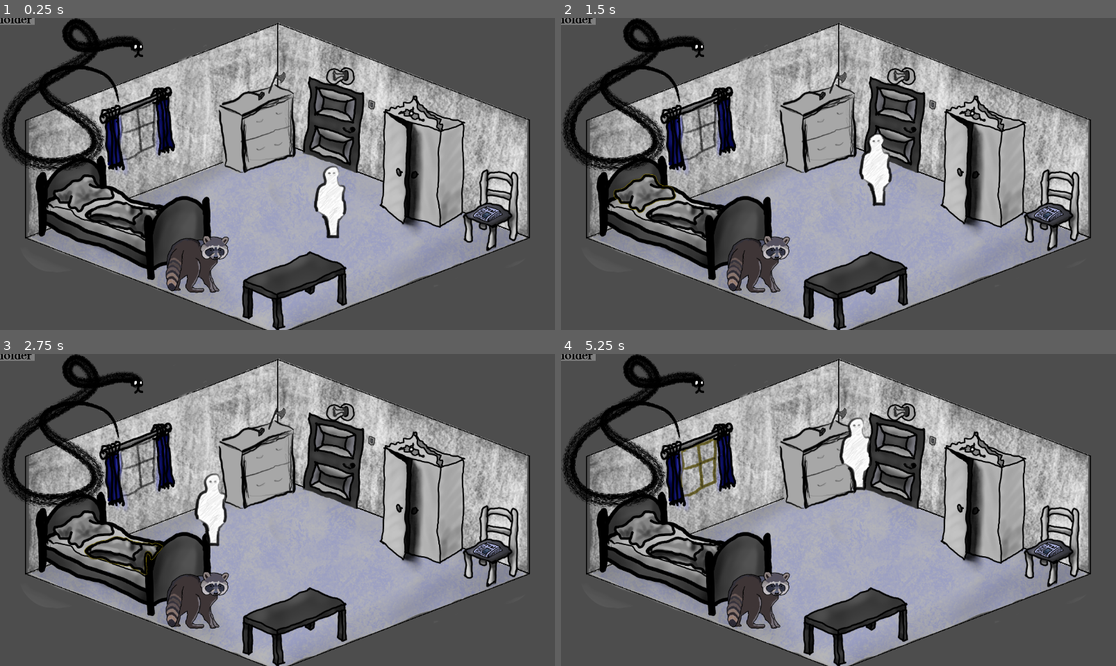
Above: before the commit, frames 1-4 (two rows, left to right).
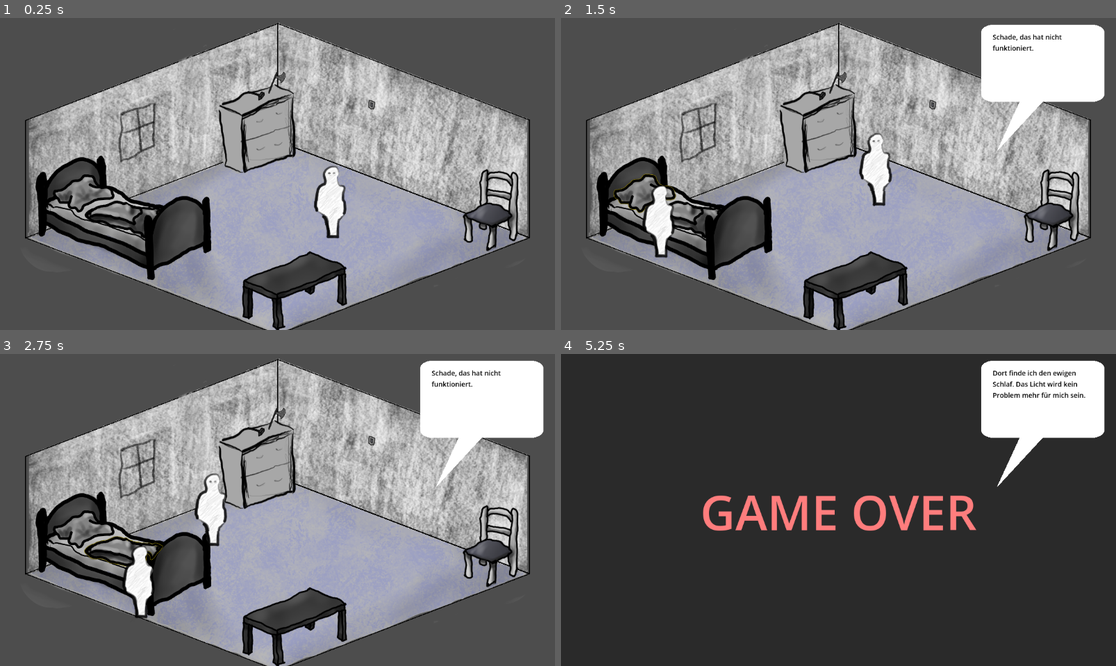
Above: after the commit, the same moments.

Repository: AndreasBurbach/GGJ_MyMask
Game: Godot game, scene res://main.tscn
Same seed, same stepped clock (60 frames per second), same inputs: the game is played once before the commit and once after it. The engine's default icon, where the game draws it, is replaced by a stand-in: a white triangle on a blue panel in a dark square. Sound files missing from this copy of the repository are replaced by a short silence.
Inputs (mouse positions are in pixels of both pictures, inside the frame that each line leads up to):
- Up to frame 1 (0.25 s): no input
- Up to frame 2 (1.5 s): tap Enter at 0.5 s; move the mouse to (894, 202) at 0.52 s; press the mouse at (894, 202) at 0.53 s; tap Space at 1.25 s; move the mouse to (644, 192) at 1.27 s; release the mouse at (644, 192) at 1.28 s; click (644, 192) at 1.35 s
- Up to frame 3 (2.75 s): move the mouse to (127, 550) at 2.02 s; press the mouse at (127, 550) at 2.03 s
- Up to frame 4 (5.25 s): move the mouse to (982, 500) at 2.77 s; release the mouse at (982, 500) at 2.78 s; click (982, 500) at 2.85 s; move the mouse to (905, 413) at 3.52 s; press the mouse at (905, 413) at 3.53 s; move the mouse to (894, 460) at 4.27 s; release the mouse at (894, 460) at 4.28 s; click (894, 460) at 4.35 s; tap Enter at 5 s; move the mouse to (699, 466) at 5.02 s; press the mouse at (699, 466) at 5.03 s

The runs differ from the first frame. In frame 1, 12% of the frame differs, in the area x 0-91%, y 0-89%; in frame 2, 18%; in frame 3, 18%; in frame 4, 92%, in the area x 0-100%, y 0-100%.
Error before the commit: Parse Error: Identifier "SleepFinaly" not declared in the current scope. (res://main.gd:421)

Commit message:
Texte bis auf Create

Diff:
--- a/main.gd
+++ b/main.gd
@@ -287,34 +287,31 @@
 
 var NothingHappend = "Schade, das hat nicht funktioniert."
 
-#var SleepFinaly = "Endlich... die süße Dunkelheit umarmt mich. Gute Nacht, grausame Welt."
+var SleepFinaly = "Ich hätte nie gedacht, dass ich so lange brauchen würde, um einzuschlafen... Aber ich habe es geschafft! Bitte begleite mich doch auch in der nächsten Nacht, du hast mir sehr geholfen."
 var HidingInWardrobe = "Irgendwie hätte ich nicht gedacht, dass die Tricks aus der Kindheit wirklich funktionieren. Vielleicht sollte mir auch öfter die Augen zuhalten, damit mich niemand sieht."
-
-#var CrushWindowGlass = "Scherben bringen Glück. Und hoffentlich das Ende dieser verdammten Photonen-Invasion!"
-var CoverWindows = "Jetzt sind alle meine Sorgen endlich ausgesperrt. Das hilft bestimmt beim Schlafen."
 
 # SimplyShutOff
 var ShutOfLamp = "So einfach kann es gehen. Warum nicht immer so."
-var ShutOfWindowLigth = "Ah, endlich kann ich mein Grottenolmleben weiterführen. Wer braucht schon Tageslicht?"
+var CoverWindowWithCurtains = "Ah, endlich kann ich mein Grottenolmleben weiterführen. Wer braucht schon Tageslicht?"
 
 # Destroy
-#var JustDestroy = "Einfach mal was kaputt machen.Vielleicht schlafe ich dann von genugtuung."
-#var JustDestroyApple = "Ich kann keine Äpfel mehr sehen... Wahhhh..."
+var JustDestroy = "Das war sowieso hässlich. Jetzt kann ich es ruhigen Gewissens wegschmeißen."
+var JustDestroyApple = "Eigentlich wollte ich den zum Frühstück essen, aber gut. Diese Tatsache muss ich jetzt radikal akzeptieren."
 
 # Hearing Protection
 var UseHearingProtection = "Ich wusste schon immer, dass Ohrstöpsel eines Tages mein Leben retten würden."
-#var UseHearingProtectionByLight = "Wenigstens höre ich jetzt nichts mehr. Aber das Licht stört mich trotzdem."
-
-# ByNoise
-#var CoverWindowsWithNewsletterByNoise = "Eine dünne Zeitung hilft nicht gegen Geräusche die mich wach halten."
-#var CrushWindowGlassByNoise = "Ich weiß nicht ob es sinnvoll ist, das Fenster zu Zertören, wenn ich es leiser haben möchte."
-#var ShutOfWindowLigthByNoise = "Immerhin sieht mich keiner mehr von draußen. Laut ist es trotzdem noch."
-#var CoverWindowsWithBlanketByNoise = "Jetzt sieht mich keiner mehr und ich kann endlich ohne Decke schlafen. Dann ist mir halt kalt."
-
-#var CrushLampByNoise = "Jetzt muss ich die Lampe wenigstens nie wieder Ausschalten, aber es ist mir trotzdem zu laut."
-#var CrushLampWithBlanketByNoise = "Jetzt habe ich scherben in meiner Decke. Dadrunter möchte ich nicht mehr schlafen."
-#var CrushLampWithPillowByNoise = "Auf einem Kissen mit Scherben schlafe ich mit Sicherheit nicht!"
-#var CrushLampWithAppleByNoise = "Apfel mit Scherben zum Frühstück. Mal was anderes..."
+var UseHearingProtectionByLight = "Jetzt höre ich nichts mehr. Aber bei diesem grässlichen Licht kann ich trotzdem nicht einschlafen."
+
+# EsIstNochLaut
+var CoverWindowsWithNewsletterByNoise = "Wenn ich mir die Zeitung jetzt auch noch in die Ohren stopfe gegen den Lärm, könnte das mit dem Schlafen vielleicht was werden."
+var CrushWindowGlassByNoise = "War es wirklich so sinnvoll, das Fenster zu zerstören, wenn mich Lärm am Einschlafen hindert?"
+var CoverWindowWithCurtainsByNoise = "Gute Nacht, du schöne Welt. Jetzt muss ich nur noch dem Lärm hier ebenso gute Nacht sagen."
+var CoverWindowsWithBlanketByNoise = "Warum die Bettdecke im Bett verwenden, wenn ich sie auch am Fenster benutzen kann? Aber es ist immer noch zu laut zum Schlafen."
+
+var CrushLampByNoise = "Das hat gut getan. Aber ob ich im Dunkeln wohl noch die Lärmquelle ausfindig machen kann? Die Lampe war offentlichlich nicht der Verursacher."
+var CrushLampWithBlanketByNoise = "So im Nachhinein denke ich mir, dass das vielleicht doch keine so gute Idee war. Jetzt ist meine Bettdecke voller Scherben. Aber ob ich im Dunkeln wohl noch die Lärmquelle ausfindig machen kann? Die Lampe war offentlichlich nicht der Verursacher."
+var CrushLampWithPillowByNoise = "So im Nachhinein denke ich mir, dass das vielleicht doch keine so gute Idee war. Jetzt ist mein Kissen voller Scherben. Aber ob ich im Dunkeln wohl noch die Lärmquelle ausfindig machen kann? Die Lampe war offentlichlich nicht der Verursacher."
+var CrushLampWithAppleByNoise = "Ha! Das war ein guter Wurf. Aber ob ich im Dunkeln wohl noch die Lärmquelle ausfindig machen kann? Die Lampe war offentlichlich nicht der Verursacher."
 
 # CrushLamp
 var CrushLamp = "Das Licht zerfließt auf den Scherben der Dunkelheit."
@@ -327,23 +324,25 @@
 var CrushLampWithFork = "Ich habe das Auge der Elektrik aufgespießt. Wo ist der Grill?"
 
 # Window
+var CrushWindowGlass = "Kühle Luft hilft beim Einschlafen. Schade nur, dass es draußen wärmer als drinnen ist."
+var CoverWindows = "Jetzt sind alle meine Sorgen endlich ausgesperrt. Das hilft bestimmt beim Schlafen."
 var CoverWindowsWithBlanket = "Warum die Bettdecke im Bett verwenden, wenn ich sie auch am Fenster benutzen kann?"
 var CrushWindowGlassWithAxe = "Das wollte ich schon immer mal machen. Eigentlich im Zug, aber was soll's. Evakuiert werde ich hier wohl nicht."
 var CoverWindowsWithNewsletter = "Jetzt darf ich mein Fenster nur nicht merh angucken. Sonst kann ich bei den ganzen schlechten Schlagzeilen kein Auge mehr zumachen."
 
-# CreateSleepingMask
-#var CreateSleepingMask = "Aus Müll eine Maske gebastelt. Ich sehe aus wie ein Irrer im Hungerstreik, aber es ist dunkel."
-#var CreateSleepingMaskWithApple = "Vitamine direkt auf die Netzhaut. Wenn ich nicht schlafen kann, kriege ich wenigstens keine Augenringe."
-#var CreateSleepingMaskWithRacoon = "Das Fell ist noch warm und riecht nach Mülltonne, aber es blockiert das Licht perfekt. Wer braucht schon Hygiene?"
-#var CreateSleepingMaskWithSnake = "Kaltes Schuppenleder auf den Augen. Die Schlange starrt nicht mehr, jetzt starre ich – in die unendliche Schwärze."
-
-#var CreatePeelerMaskWithRacoon = "Präzisionsarbeit mit dem Sparschäler. Das Ergebnis ist haarig, blutig und riecht nach Mülltonne – aber es ist blickdicht."
-#var CreatePeelerMaskWithSnake = "Ich habe der Schlange die Haut abgezogen, damit ich nicht mehr sehen muss. Ein fairer Tausch, sie braucht sie im Jenseits eh nicht."
-#var CreateSleepingMaskWithNewsletter = "Schlagzeilen direkt auf den Augäpfeln. So sehe ich wenigstens schwarz auf weiß, dass alles den Bach runtergeht."
-#var CreateSleepingMaskWithCurtains = "Ich habe die Vorhänge verspeist – metaphorisch. Jetzt hängen sie als Sichtschutz vor meinem geistigen Verfall."
-#var CreateSleepingMaskWithBlanket = "Viel zu schwer, viel zu warm, aber die totale Isolation hat eben ihren Preis. Ich nenne es 'Die Festung der Müdigkeit'."
-#var CreateSleepingMaskWithPillow = "Ich habe ein Kissen um meinen Kopf geschnallt. Ich sehe aus wie ein Unfall, aber es ist fast so leise wie im Sarg."
-#var CreateSleepingMaskWithWallpaper = "Ich habe die Tapete von den Wänden gerissen. Wenn die Wohnung mich anstarrt, starre ich eben mit Kleisterresten zurück."
+# Create
+var CreateSleepingMask = "Aus Müll eine Maske gebastelt. Ich sehe aus wie ein Irrer im Hungerstreik, aber es ist dunkel."
+var CreateSleepingMaskWithApple = "Vitamine direkt auf die Netzhaut. Wenn ich nicht schlafen kann, kriege ich wenigstens keine Augenringe."
+var CreateSleepingMaskWithRacoon = "Das Fell ist noch warm und riecht nach Mülltonne, aber es blockiert das Licht perfekt. Wer braucht schon Hygiene?"
+var CreateSleepingMaskWithSnake = "Kaltes Schuppenleder auf den Augen. Die Schlange starrt nicht mehr, jetzt starre ich – in die unendliche Schwärze."
+
+var CreatePeelerMaskWithRacoon = "Präzisionsarbeit mit dem Sparschäler. Das Ergebnis ist haarig, blutig und riecht nach Mülltonne – aber es ist blickdicht."
+var CreatePeelerMaskWithSnake = "Ich habe der Schlange die Haut abgezogen, damit ich nicht mehr sehen muss. Ein fairer Tausch, sie braucht sie im Jenseits eh nicht."
+var CreateSleepingMaskWithNewsletter = "Schlagzeilen direkt auf den Augäpfeln. So sehe ich wenigstens schwarz auf weiß, dass alles den Bach runtergeht."
+var CreateSleepingMaskWithCurtains = "Ich habe die Vorhänge verspeist – metaphorisch. Jetzt hängen sie als Sichtschutz vor meinem geistigen Verfall."
+var CreateSleepingMaskWithBlanket = "Viel zu schwer, viel zu warm, aber die totale Isolation hat eben ihren Preis. Ich nenne es 'Die Festung der Müdigkeit'."
+var CreateSleepingMaskWithPillow = "Ich habe ein Kissen um meinen Kopf geschnallt. Ich sehe aus wie ein Unfall, aber es ist fast so leise wie im Sarg."
+var CreateSleepingMaskWithWallpaper = "Ich habe die Tapete von den Wänden gerissen. Wenn die Wohnung mich anstarrt, starre ich eben mit Kleisterresten zurück."
 
 var CreateHearingProtectionByPillow = "Ein überdimensionaler Kopfhörer. Mit eingebauter Noise-Cancelling-Funktion - das sollte funktionieren."
 
@@ -424,7 +423,7 @@
 	Vector3(extensions.Item.Pillow, extensions.Item.Lamp, Issue.LIGHT): [false, false, CrushLampWithPillow, WakeUpNoLamp, [extensions.Item.Lamp]],
 	Vector3(extensions.Item.Blanket, extensions.Item.Lamp, Issue.LIGHT): [false, false, CrushLampWithBlanket, WakeUpNoLamp, [extensions.Item.Lamp]],
 	Vector3(extensions.Item.Blanket, extensions.Item.WindowGlas, Issue.LIGHT): [false, false, CoverWindowsWithBlanket, WakeUpNoBlanket, [extensions.Item.Blanket]],
-	Vector3(extensions.Item.Curtains, extensions.Item.WindowGlas, Issue.LIGHT): [false, false, ShutOfWindowLigth, WakeUpNoWindowGlas, [extensions.Item.Curtains, extensions.Item.WindowGlas]],
+	Vector3(extensions.Item.Curtains, extensions.Item.WindowGlas, Issue.LIGHT): [false, false, CoverWindowWithCurtains, WakeUpNoWindowGlas, [extensions.Item.Curtains, extensions.Item.WindowGlas]],
 	Vector3(extensions.Item.LightSwitch, extensions.Item.Lamp, Issue.LIGHT): [false, false, ShutOfLamp, WakeUpNoLamp, [extensions.Item.LightSwitch, extensions.Item.Lamp]],
 	Vector3(extensions.Item.Axe, extensions.Item.Lamp, Issue.LIGHT): [false, false, CrushLamp, WakeUpNoLamp, [extensions.Item.Lamp]],
 	Vector3(extensions.Item.Axe, extensions.Item.WindowGlas, Issue.LIGHT): [false, false, CrushWindowGlassWithAxe, WakeUpNoWindowGlas, [extensions.Item.Axe, extensions.Item.WindowGlas]],
@@ -436,13 +435,13 @@
 	Vector3(extensions.Item.Fork, extensions.Item.Lamp, Issue.LIGHT): [false, false, CrushLampWithFork, WakeUpNoLamp, [extensions.Item.Fork, extensions.Item.Lamp]],
 	Vector3(extensions.Item.Peeler, extensions.Item.Racoon, Issue.LIGHT): [false, false, CreatePeelerMaskWithRacoon, WakeUpNoRacoon, [extensions.Item.Racoon]],
 	Vector3(extensions.Item.Peeler, extensions.Item.Snake, Issue.LIGHT): [false, false, CreatePeelerMaskWithSnake, WakeUpNoSnake, [extensions.Item.Snake]],
-	Vector3(extensions.Item.Axe, extensions.Item.Racoon, Issue.LIGHT): [false, false, CreateRacoonSleepingMask, WakeUpNoRacoon, [extensions.Item.Racoon]],
-	Vector3(extensions.Item.Knive, extensions.Item.Racoon, Issue.LIGHT): [false, false, CreateRacoonSleepingMask, WakeUpNoRacoon, [extensions.Item.Racoon]],
-	Vector3(extensions.Item.Axe, extensions.Item.Snake, Issue.LIGHT): [false, false, CreateSnakeSleepingMask, WakeUpNoSnake, [extensions.Item.Snake]],
-	Vector3(extensions.Item.Knive, extensions.Item.Snake, Issue.LIGHT): [false, false, CreateSnakeSleepingMask, WakeUpNoSnake, [extensions.Item.Snake]],
-	Vector3(extensions.Item.Axe, extensions.Item.Apple, Issue.LIGHT): [false, false, CreateAppleSleepingMask, WakeUpNoApple, [extensions.Item.Apple]],
-	Vector3(extensions.Item.Knive, extensions.Item.Apple, Issue.LIGHT): [false, false, CreateAppleSleepingMask, WakeUpNoApple, [extensions.Item.Apple]],
-	Vector3(extensions.Item.Apple, extensions.Item.Peeler, Issue.LIGHT): [false, false, CreateAppleSleepingMask, WakeUpNoApple, [extensions.Item.Apple]],
+	Vector3(extensions.Item.Axe, extensions.Item.Racoon, Issue.LIGHT): [false, false, CreateSleepingMaskWithRacoon, WakeUpNoRacoon, [extensions.Item.Racoon]],
+	Vector3(extensions.Item.Knive, extensions.Item.Racoon, Issue.LIGHT): [false, false, CreateSleepingMaskWithRacoon, WakeUpNoRacoon, [extensions.Item.Racoon]],
+	Vector3(extensions.Item.Axe, extensions.Item.Snake, Issue.LIGHT): [false, false, CreateSleepingMaskWithSnake, WakeUpNoSnake, [extensions.Item.Snake]],
+	Vector3(extensions.Item.Knive, extensions.Item.Snake, Issue.LIGHT): [false, false, CreateSleepingMaskWithSnake, WakeUpNoSnake, [extensions.Item.Snake]],
+	Vector3(extensions.Item.Axe, extensions.Item.Apple, Issue.LIGHT): [false, false, CreateSleepingMaskWithApple, WakeUpNoApple, [extensions.Item.Apple]],
+	Vector3(extensions.Item.Knive, extensions.Item.Apple, Issue.LIGHT): [false, false, CreateSleepingMaskWithApple, WakeUpNoApple, [extensions.Item.Apple]],
+	Vector3(extensions.Item.Apple, extensions.Item.Peeler, Issue.LIGHT): [false, false, CreateSleepingMaskWithApple, WakeUpNoApple, [extensions.Item.Apple]],
 	Vector3(extensions.Item.Pillow, extensions.Item.Peeler, Issue.LIGHT): [false, false, CreateSleepingMask, WakeUpNoPillow, [extensions.Item.Pillow]],
 	Vector3(extensions.Item.Axe, extensions.Item.Newsletter, Issue.LIGHT): [false, false, CreateSleepingMaskWithNewsletter, WakeUpNoNewsletter, [extensions.Item.Newsletter]],
 	Vector3(extensions.Item.Axe, extensions.Item.Curtains, Issue.LIGHT): [false, false, CreateSleepingMaskWithCurtains, WakeUpNoCurtains, [extensions.Item.Curtains]],
